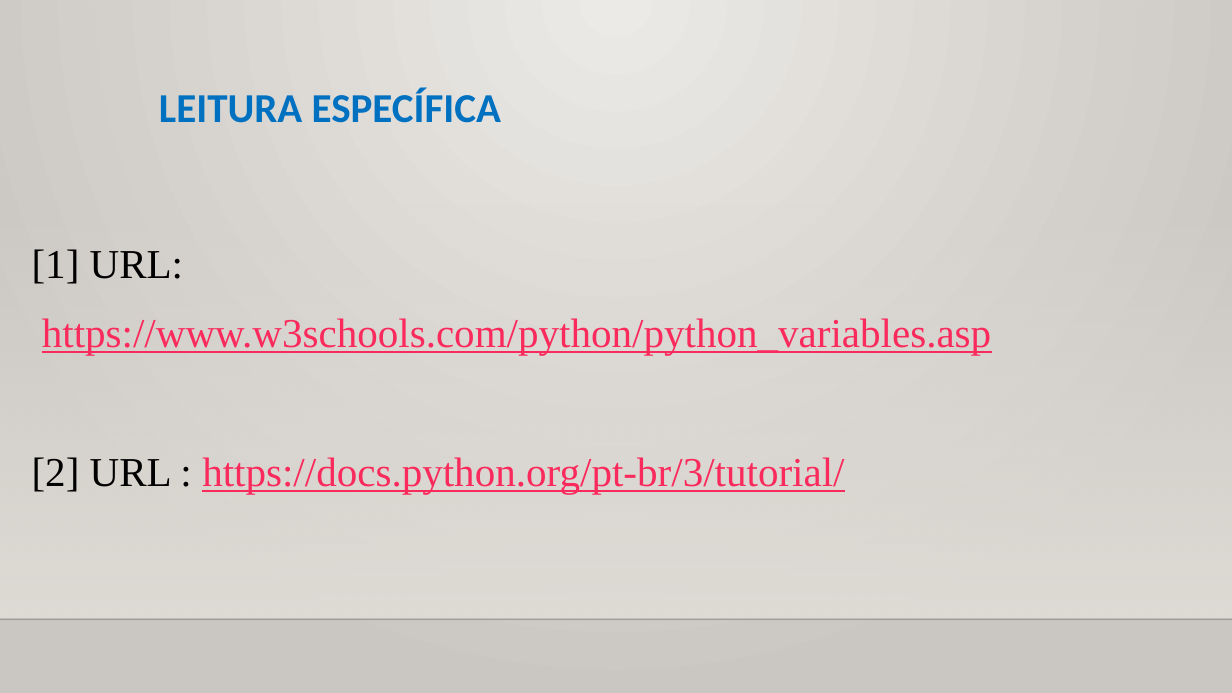
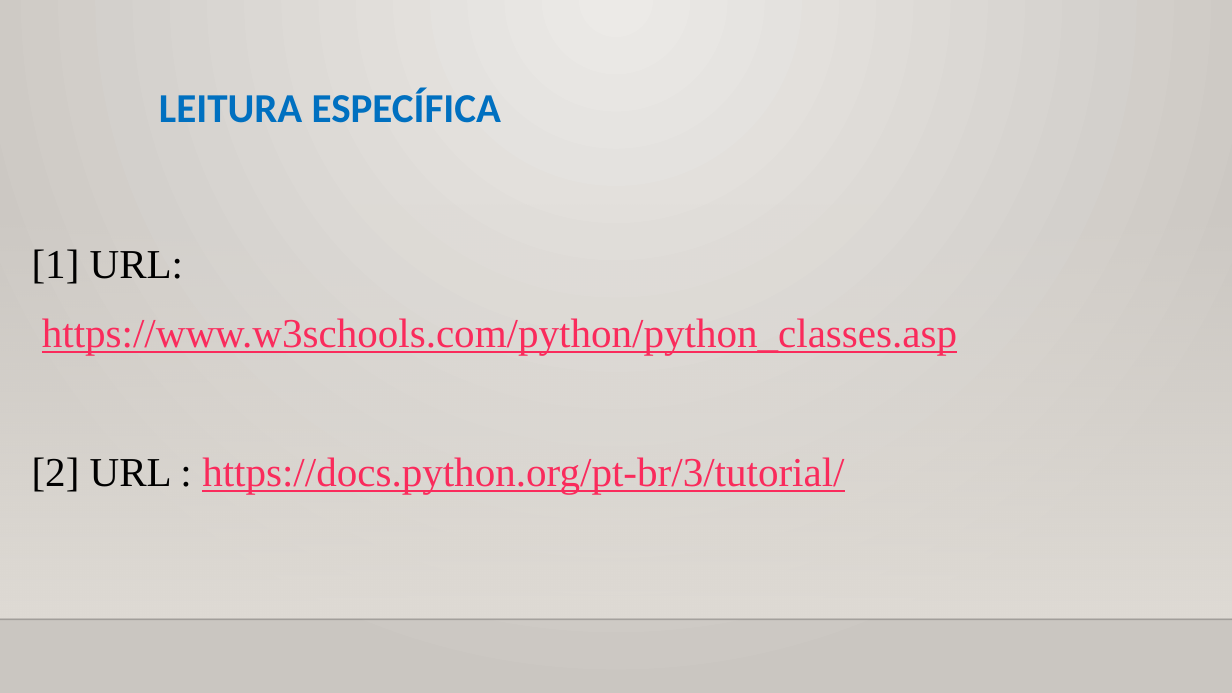
Before and after one commit to CloudEducationBrazil/WydenUniRuyPythonRAD, a slide deck: slide 29 of 01 Classes/Aula 11 RAD Python - Classes - Orientação a Objetos.pptx. Drawn at 1232x693 pixels with LibreOffice and Linux fonts; fonts in the diff are those of the drawing; background and template pictures are left out. Boxes give left, top, right and bottom in pixels: in the first picture for what was removed or moved away, otherwise in the second. Text is boxed around its words. In the diff, an @@ line names an element or a change of style, - is before the commit and + after.

```diff
--- a/01 Classes/Aula 11 RAD Python - Classes - Orientação a Objetos.pptx
+++ b/01 Classes/Aula 11 RAD Python - Classes - Orientação a Objetos.pptx
@@ text at (x1=42, y1=318, x2=957, y2=355): text changed @@
-https://www.w3schools.com/python/python_variables.asp
+https://www.w3schools.com/python/python_classes.asp
```
Also in this commit, not shown: 6 other slides changed.
